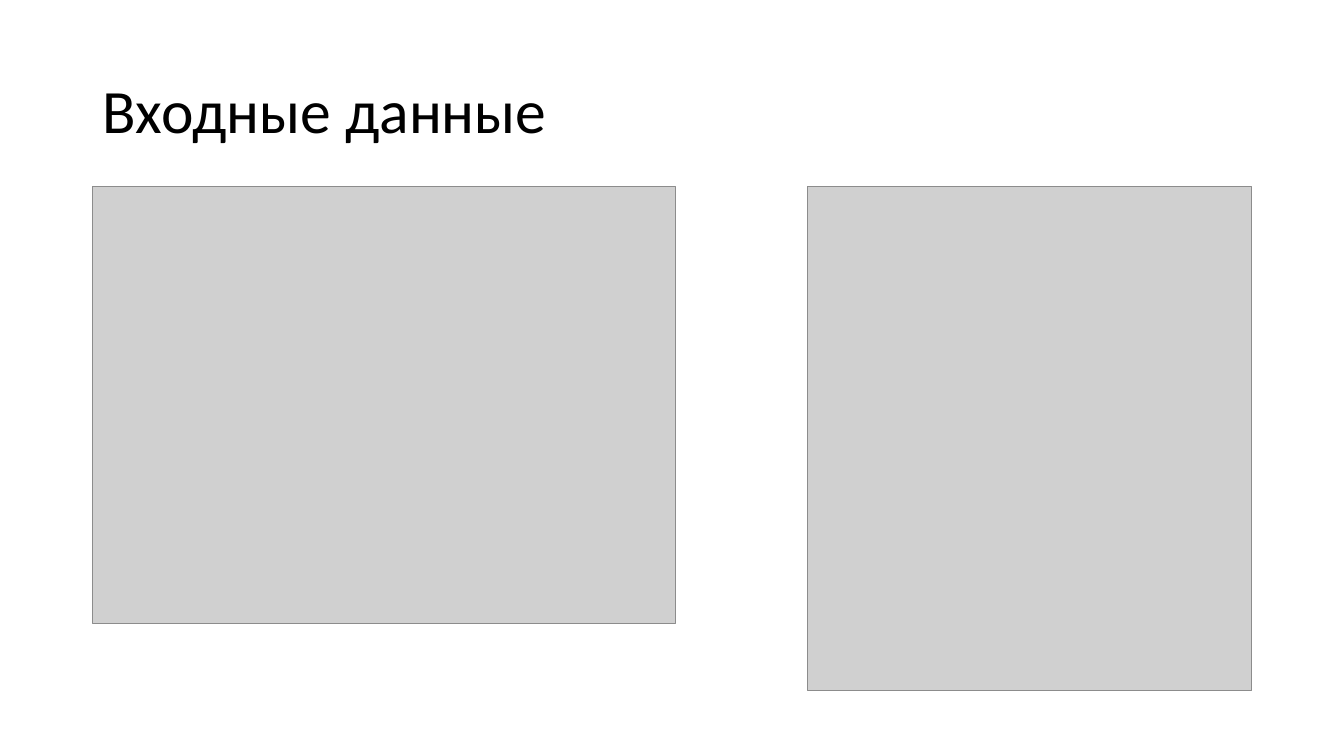
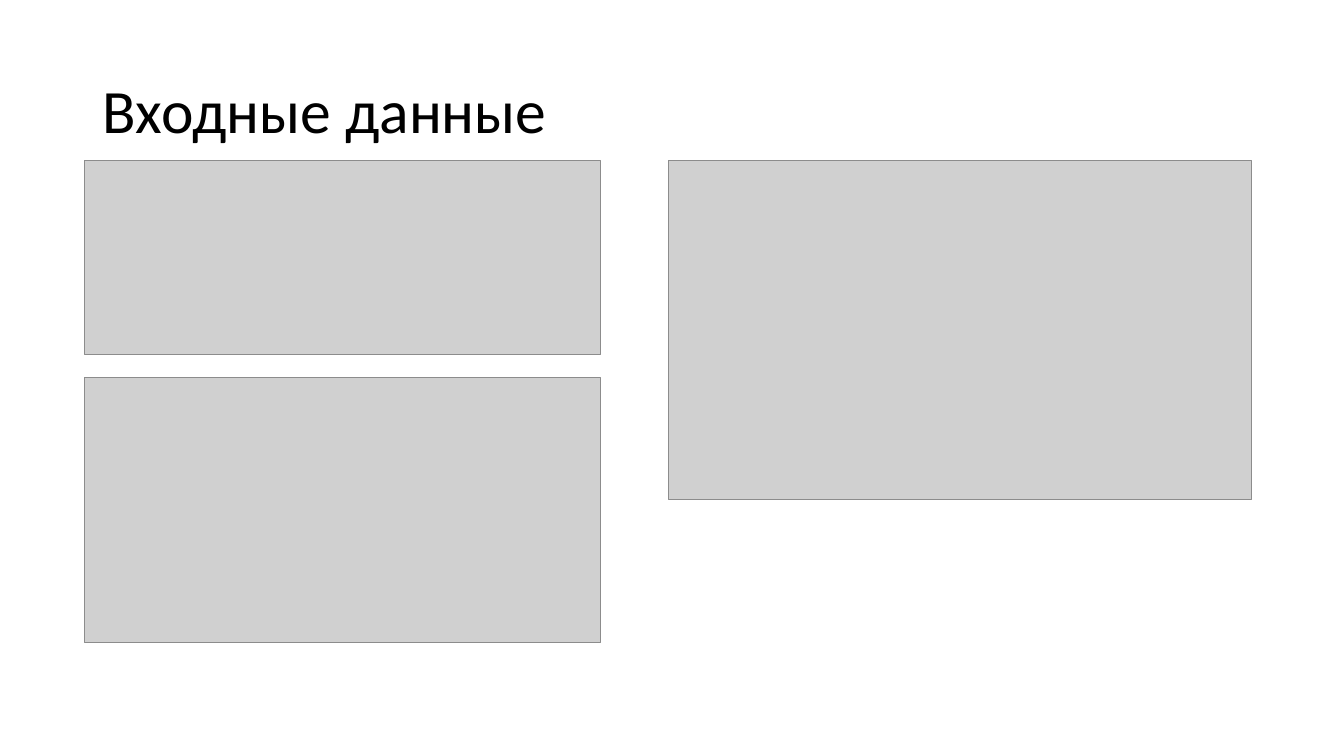
Before and after one commit to SaraFarron/------, a slide deck: slide 5 of Исследование алгоритма вычисления ионосферной поправки для системы Galileo.pptx (slide 6 before the commit). Drawn at 1344x756 pixels with LibreOffice and Linux fonts; fonts in the diff are those of the drawing; grey boxes stand for pictures. Boxes give left, top, right and bottom in pixels: in the first picture for what was removed or moved away, otherwise in the second. Text is boxed around its words. In the diff, an @@ line names an element or a change of style, - is before the commit and + after.

```diff
--- a/Исследование алгоритма вычисления ионосферной поправки для системы Galileo.pptx
+++ b/Исследование алгоритма вычисления ионосферной поправки для системы Galileo.pptx
@@ picture: place and size @@
-picture at bbox=[93, 187, 677, 623]
+picture at bbox=[85, 160, 601, 355]
@@ picture added at bbox=[668, 160, 1252, 499] @@
@@ picture: place and size @@
-picture at bbox=[808, 187, 1251, 691]
+picture at bbox=[85, 378, 601, 643]
```
Also in this commit, not shown: 4 other slides changed, 1 slide added, 4 slides removed, 5 other files.
